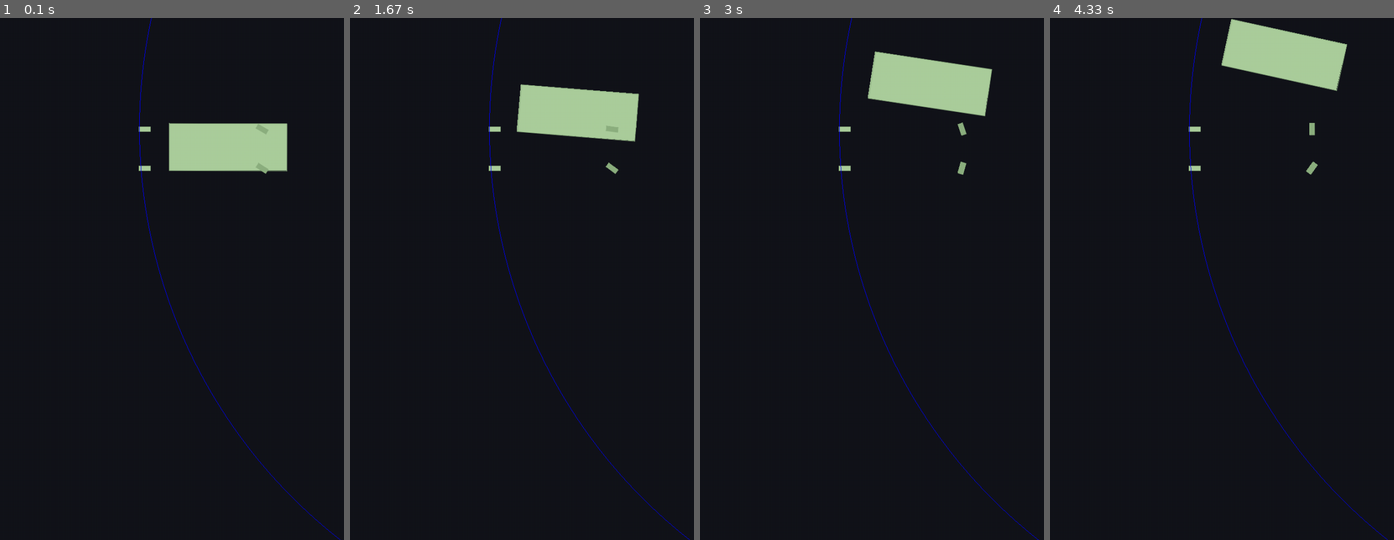
Above: before the commit, frames 1-4 (left to right).
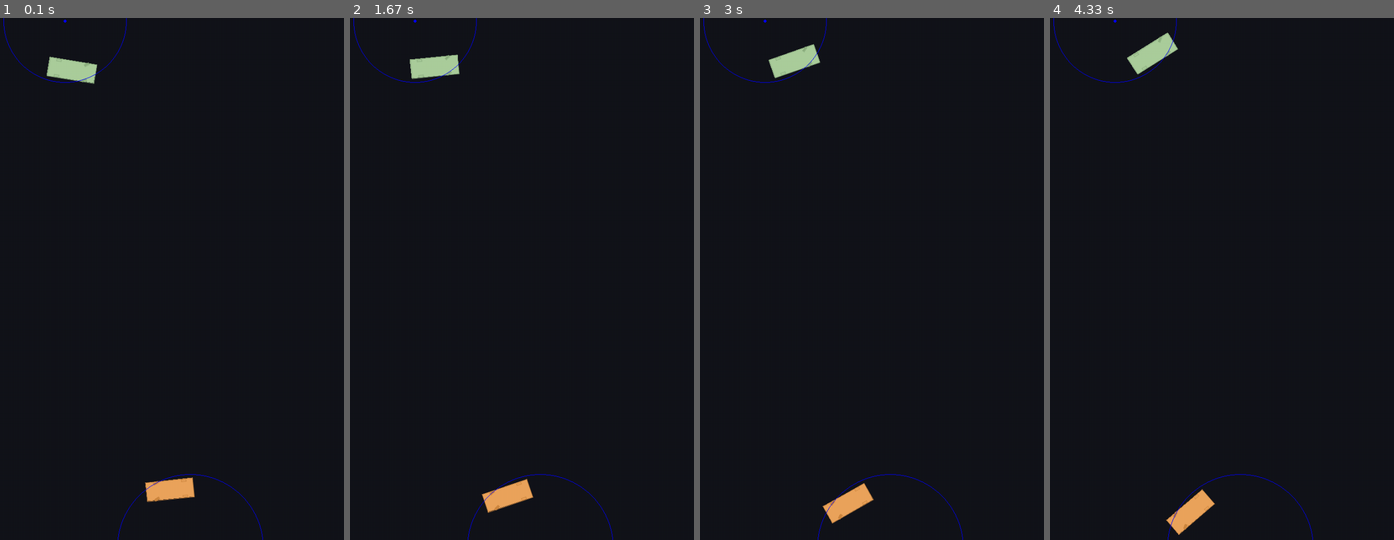
Above: after the commit, the same moments.

Repository: Bobbassoonguy/AutonomousVehicles
Game: pygame game, started from Scenarios/Scenario1_create_car.py
The game is run twice, just before and just after one commit, with the same random seed, the same clock (stepped at 60 frames per second) and the same inputs.
Inputs:
- Up to frame 1 (0.1 s): no input
- Up to frame 2 (1.67 s): no input
- Up to frame 3 (3 s): no input
- Up to frame 4 (4.33 s): no input

The runs differ from the first frame. In frame 1, 4.9% of the frame differs, in the area x 1-99%, y 0-100%; in frame 2, 4.9%; in frame 3, 4.9%; in frame 4, 4.9%.

Commit message:
refactor is done and things are less fucked up but velocity and acceleration are still fucked

Diff:
--- a/Classes/Shape.py
+++ b/Classes/Shape.py
@@ -23,6 +23,7 @@
         return [x/num_points, y/num_points]
 
     def rotate(self, angle, rotation_point="centroid"):
+        self.angle += angle
         angle = math.radians(angle)
         if rotation_point == "centroid":
             rotation_point = self.get_centroid()
@@ -31,7 +32,6 @@
             y = i[1] - rotation_point[1]
             i[0] = x * math.cos(angle) - y * math.sin(angle) + rotation_point[0]
             i[1] = x * math.sin(angle) + y * math.cos(angle) + rotation_point[1]
-        self.angle += angle
 
     def move(self, x_offset, y_offset):
         for i in self.points:
--- a/Classes/Vehicle.py
+++ b/Classes/Vehicle.py
@@ -72,31 +72,31 @@
                                               line_color=self.OUTLINE_COLOR, fill_color=self.OUTLINE_COLOR)
 
         self.back_right_wheel = Object.Object(self, self.globals,
-                                              [[x - (self.LENGTH / 2) - self.FRONT_AXLE_TO_FRONT + (
+                                              [[x + (self.LENGTH / 2) - self.FRONT_AXLE_TO_FRONT - self.WHEELBASE + (
                                                       self.TIRE_DIAMETER / 2),
                                                 y + (self.TRACK / 2) + (self.TIRE_WIDTH / 2)],
-                                               [x - (self.LENGTH / 2) - self.FRONT_AXLE_TO_FRONT + (
+                                               [x + (self.LENGTH / 2) - self.FRONT_AXLE_TO_FRONT - self.WHEELBASE + (
                                                        self.TIRE_DIAMETER / 2),
                                                 y + (self.TRACK / 2) - (self.TIRE_WIDTH / 2)],
-                                               [x - (self.LENGTH / 2) - self.FRONT_AXLE_TO_FRONT - (
+                                               [x + (self.LENGTH / 2) - self.FRONT_AXLE_TO_FRONT - self.WHEELBASE - (
                                                        self.TIRE_DIAMETER / 2),
                                                 y + (self.TRACK / 2) - (self.TIRE_WIDTH / 2)],
-                                               [x - (self.LENGTH / 2) - self.FRONT_AXLE_TO_FRONT - (
+                                               [x + (self.LENGTH / 2) - self.FRONT_AXLE_TO_FRONT - self.WHEELBASE - (
                                                        self.TIRE_DIAMETER / 2),
                                                 y + (self.TRACK / 2) + (self.TIRE_WIDTH / 2)]],
                                               line_color=self.OUTLINE_COLOR, fill_color=self.FILL_COLOR)
 
         self.back_left_wheel = Object.Object(self, self.globals,
-                                             [[x - (self.LENGTH / 2) - self.FRONT_AXLE_TO_FRONT + (
+                                             [[x + (self.LENGTH / 2) - self.FRONT_AXLE_TO_FRONT - self.WHEELBASE + (
                                                      self.TIRE_DIAMETER / 2),
                                                y - (self.TRACK / 2) + (self.TIRE_WIDTH / 2)],
-                                              [x - (self.LENGTH / 2) - self.FRONT_AXLE_TO_FRONT + (
+                                              [x + (self.LENGTH / 2) - self.FRONT_AXLE_TO_FRONT - self.WHEELBASE + (
                                                       self.TIRE_DIAMETER / 2),
                                                y - (self.TRACK / 2) - (self.TIRE_WIDTH / 2)],
-                                              [x - (self.LENGTH / 2) - self.FRONT_AXLE_TO_FRONT - (
+                                              [x + (self.LENGTH / 2) - self.FRONT_AXLE_TO_FRONT - self.WHEELBASE - (
                                                       self.TIRE_DIAMETER / 2),
                                                y - (self.TRACK / 2) - (self.TIRE_WIDTH / 2)],
-                                              [x - (self.LENGTH / 2) - self.FRONT_AXLE_TO_FRONT - (
+                                              [x + (self.LENGTH / 2) - self.FRONT_AXLE_TO_FRONT - self.WHEELBASE - (
                                                       self.TIRE_DIAMETER / 2),
                                                y - (self.TRACK / 2) + (self.TIRE_WIDTH / 2)]],
                                              line_color=self.OUTLINE_COLOR, fill_color=self.FILL_COLOR)
@@ -118,8 +118,7 @@
             raise ValueError('Attempted a turn radius which was smaller than minimum')
         if right_turn:
             center = self.get_turn_circle_center(turn_radius, right_turn=True)
-            self.body.rotate(turn_degrees, center)
-
+            self.rotate(turn_degrees, center)
             if self.front_left_wheel.angle() != self.body.angle() + math.degrees(
                     math.asin(self.WHEELBASE / turn_radius)):
                 self.front_left_wheel.rotate_to_angle(
@@ -134,7 +133,7 @@
 
         else:
             center = self.get_turn_circle_center(turn_radius, right_turn=False)
-            self.body.rotate(-turn_degrees, center)
+            self.rotate(-turn_degrees, center)
             if self.front_right_wheel.angle() != self.body.angle() - math.degrees(
                     math.asin(self.WHEELBASE / turn_radius)):
                 self.front_right_wheel.rotate_to_angle(
@@ -155,18 +154,22 @@
                                [center[0] * self.globals.PIXELS_PER_METER, center[1] * self.globals.PIXELS_PER_METER],
                                3, width=3)
 
+    def rotate(self, turn_degrees, rotation_point):
+        self.body.rotate(turn_degrees, rotation_point)
+        for i in self.wheels:
+            i.rotate(turn_degrees, rotation_point)
 
     def get_turn_circle_center(self, turn_radius, right_turn=True):
         if right_turn:
             back = self.back_left_wheel.position()
             center = [
-                back[0] + math.sqrt(turn_radius ** 2 - self.WHEELBASE ** 2) * math.cos(math.radians(self.body.angle())),
-                back[1] + math.sqrt(turn_radius ** 2 - self.WHEELBASE ** 2) * math.sin(math.radians(self.body.angle()))]
+                back[0] - math.sqrt(turn_radius ** 2 - self.WHEELBASE ** 2) * math.sin(math.radians(self.body.angle())),
+                back[1] + math.sqrt(turn_radius ** 2 - self.WHEELBASE ** 2) * math.cos(math.radians(self.body.angle()))]
         else:
             back = self.back_right_wheel.position()
             center = [
-                back[0] - math.sqrt(turn_radius ** 2 - self.WHEELBASE ** 2) * math.cos(math.radians(self.body.angle())),
-                back[1] - math.sqrt(turn_radius ** 2 - self.WHEELBASE ** 2) * math.sin(math.radians(self.body.angle()))]
+                back[0] + math.sqrt(turn_radius ** 2 - self.WHEELBASE ** 2) * math.sin(math.radians(self.body.angle())),
+                back[1] - math.sqrt(turn_radius ** 2 - self.WHEELBASE ** 2) * math.cos(math.radians(self.body.angle()))]
         return center
 
     def go(self, delta_time):  # moves the car according to current_turn_radius to place it would be after
@@ -188,10 +191,10 @@
             self.body.velocity.magnitude() + self.body.acceleration.magnitude() * delta_time)
 
         if self.current_turn_radius < 0:  # Left turn
-            self.turn(self.current_turn_radius, math.degrees(distance / self.current_turn_radius), right_turn=False,
+            self.turn(abs(self.current_turn_radius), math.degrees(distance / abs(self.current_turn_radius)), right_turn=False,
                       display_turn_circle=True)
         elif self.current_turn_radius > 0:  # Right turn
-            self.turn(self.current_turn_radius, math.degrees(distance / self.current_turn_radius), right_turn=True,
+            self.turn(abs(self.current_turn_radius), math.degrees(distance / abs(self.current_turn_radius)), right_turn=True,
                       display_turn_circle=True)
         else:
             self.body.move(distance * math.cos(math.radians(self.body.angle() - 90)),
--- a/Scenarios/Scenario1_create_car.py
+++ b/Scenarios/Scenario1_create_car.py
@@ -12,25 +12,26 @@
 main: Scenario = Scenario("Scenario 1 - Create Car")
 clock = pygame.time.Clock()
 
-main.globals.PIXELS_PER_METER = 50
+main.globals.PIXELS_PER_METER = 20
 main.addCar(x=10, y=5)
-main.vehicles[0].body.rotate_to_angle(0, main.vehicles[0].body.position())
+main.vehicles[0].rotate(10, main.vehicles[0].body.position())
 main.vehicles[0].body.velocity.x = 1
-main.vehicles[0].body.acceleration.x = 3.5
-main.vehicles[0].current_turn_radius = 20
+main.vehicles[0].body.acceleration.x = -3.5
+main.vehicles[0].current_turn_radius = -5.9
 
-# main.addCar(x=20, y=45, fill_color=Colors.ORANGE_FILL, outline_color=Colors.ORANGE_LINE)
-# main.vehicles[1].body.rotate_to_angle(180, main.vehicles[1].body.position())
-# main.vehicles[1].body.velocity.x = -40
-# main.vehicles[1].current_turn_radius = 7
+main.addCar(x=20, y=45, fill_color=Colors.ORANGE_FILL, outline_color=Colors.ORANGE_LINE)
+main.vehicles[1].rotate(180, main.vehicles[1].body.position())
+main.vehicles[1].body.velocity.x = -40
+main.vehicles[1].current_turn_radius = -7
 
 while not done:
     clock.tick(main.globals.FPS)
     main.main()
 
     main.vehicles[0].go(1/main.globals.FPS)
-    # main.vehicles[1].go(1 / main.globals.FPS)
-
+    # main.vehicles[0].turn(5.9, 1, right_turn=False, display_turn_circle=True)
+    #
+    main.vehicles[1].go(1 / main.globals.FPS)
 
     pygame.display.flip()
 
